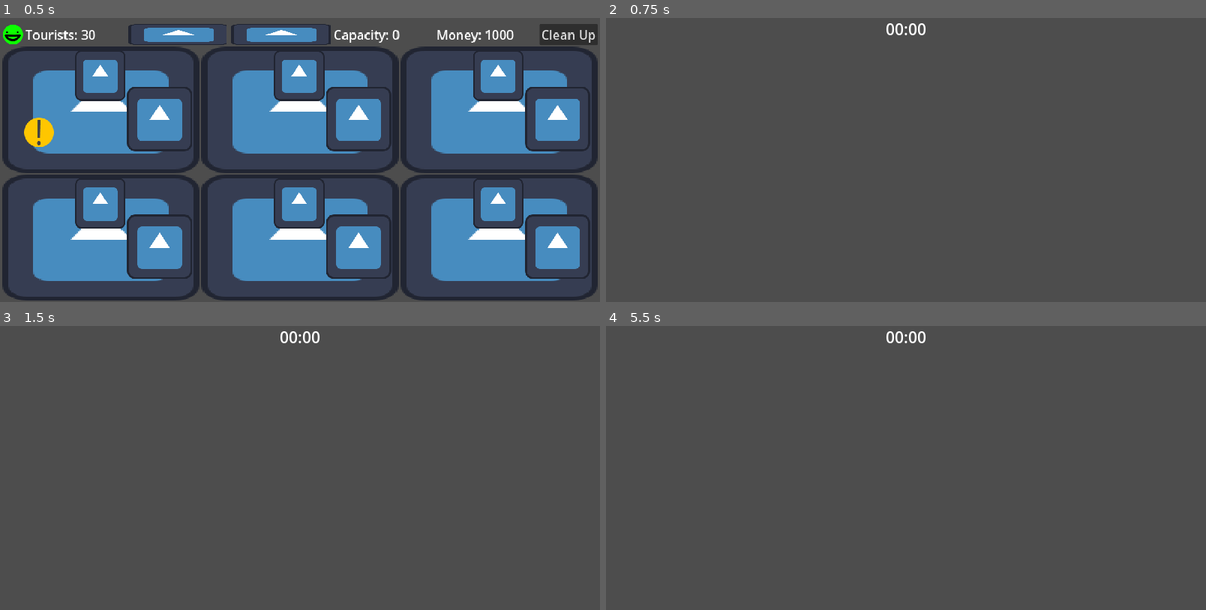
Above: before the commit, frames 1-4 (two rows, left to right).
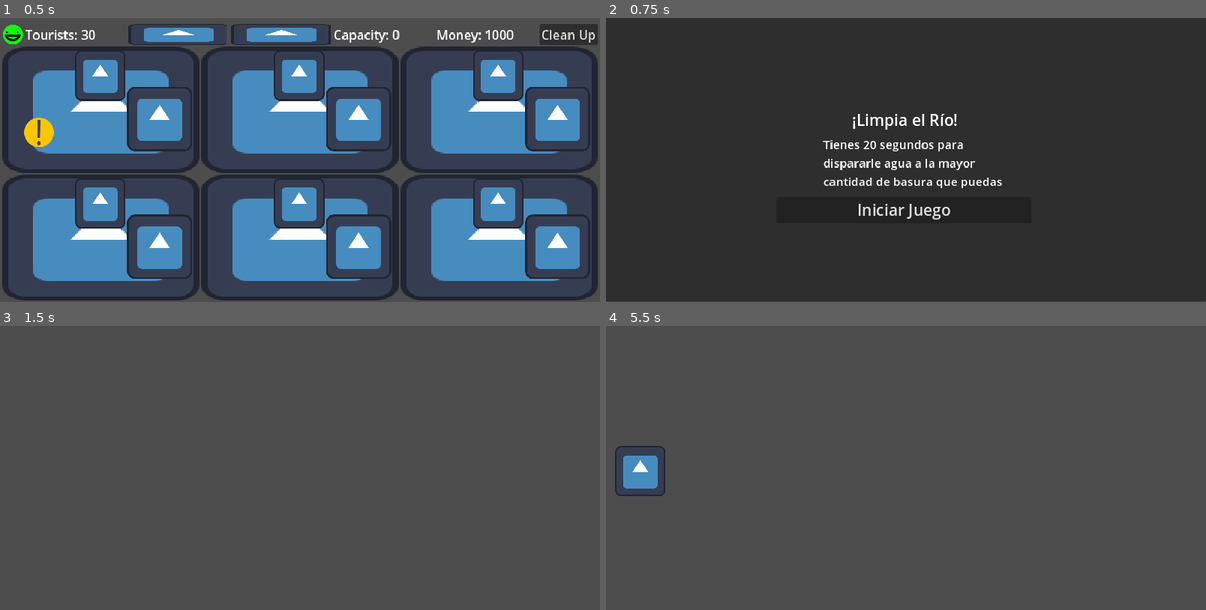
Above: after the commit, the same moments.

Repository: daniel-macias/energy-game
Game: Godot game, scene res://scenes/game.tscn
Two runs of this game, one before a commit and one after it. Both use one fixed random seed, a clock stepped at 60 frames per second and the inputs below. The engine's default icon, where the game draws it, is replaced by a stand-in: a white triangle on a blue panel in a dark square.
Inputs (mouse positions are in pixels of both pictures, inside the frame that each line leads up to):
- Up to frame 1 (0.5 s): no input
- Up to frame 2 (0.75 s): click "Clean Up" at 0.5 s
- Up to frame 3 (1.5 s): click (300, 519) at 1.25 s, where only the run after the commit has a clickable "Iniciar Juego"
- Up to frame 4 (5.5 s): tap Enter at 2, 3.5, 5 s; tap Space at 2.75, 4.25 s

Frame 1 is identical in both runs. In frame 2, 99% of the frame differs, in the area x 0-100%, y 0-100%; in frame 3, 0.1%; in frame 4, 1.0%.

Commit message:
fish timers kinda work but it doesnt show

Diff:
--- a/scenes/fish.tscn
+++ b/scenes/fish.tscn
@@ -12,7 +12,6 @@
 script = ExtResource("1_1vfep")
 
 [node name="StartMenu" type="Control" parent="."]
-visible = false
 layout_mode = 1
 anchors_preset = 8
 anchor_left = 0.5
@@ -108,8 +107,25 @@
 text = "Return to game"
 
 [node name="Game" type="Node2D" parent="."]
+visible = false
 
 [node name="CanvasLayer" type="CanvasLayer" parent="Game"]
+visible = false
+
+[node name="StartsIn" type="Label" parent="Game/CanvasLayer"]
+anchors_preset = 8
+anchor_left = 0.5
+anchor_top = 0.5
+anchor_right = 0.5
+anchor_bottom = 0.5
+offset_left = -51.5
+offset_top = -27.5
+offset_right = 51.5
+offset_bottom = 27.5
+grow_horizontal = 2
+grow_vertical = 2
+theme_override_font_sizes/font_size = 40
+text = "Inicia en 3.."
 
 [node name="GameTimer" type="Label" parent="Game/CanvasLayer"]
 anchors_preset = 5
--- a/scripts/fish.gd
+++ b/scripts/fish.gd
@@ -3,26 +3,35 @@
 @onready var start_menu = $StartMenu
 @onready var game = $Game
 @onready var results_menu = $Results
+@onready var canvas_layer = $Game/CanvasLayer
+
+@onready var startsInLabel = $Game/CanvasLayer/StartsIn
+@onready var gameTimeLabel = $Game/CanvasLayer/GameTimer
 
 @onready var game_timer = Timer.new()
 @onready var start_timer = Timer.new()
 @onready var transition_timer = Timer.new()
 
 var score = 0
+var countdown_time := 3
+var game_time := 15
 
 # Called when the node enters the scene tree for the first time.
 func _ready():
 	var return_button = $Results/Panel/ReturnToEnergyManager
 	return_button.pressed.connect(_on_return_button_pressed)
 
+	var start_button = $StartMenu/Panel/StartGame
+	start_button.pressed.connect(_on_StartGame_pressed)
+
 	start_timer.one_shot = true
-	start_timer.wait_time = 3.0  # Countdown
-	start_timer.timeout.connect(on_start_countdown_finished)
+	start_timer.wait_time = 1.0  # Countdown
+	start_timer.timeout.connect(on_countdown_tick)
 	add_child(start_timer)
 
 	game_timer.one_shot = true
-	game_timer.wait_time = 15.0  # Game duration
-	game_timer.timeout.connect(on_game_finished)
+	game_timer.wait_time = 1.0
+	game_timer.timeout.connect(on_game_tick)
 	add_child(game_timer)
 
 	transition_timer.one_shot = true
@@ -43,7 +52,45 @@
 
 func _on_StartGame_pressed():
 	start_menu.visible = false
-	start_timer.start()  # Start the countdown timer
+	start_countdown()  # Start the countdown timer
+
+func start_countdown():
+	startsInLabel.visible = true
+	startsInLabel.text = "Inicia en " + str(countdown_time) + "..."
+	start_timer.start()
+
+func on_countdown_tick():
+	countdown_time -= 1
+	if countdown_time > 0:
+		startsInLabel.text = "Inicia en " + str(countdown_time) + "..."
+		start_timer.start()  # Continue countdown
+	else:
+		startsInLabel.text = "Go!"
+		start_timer.stop()
+		# Wait for 1 second before starting the game
+		await get_tree().create_timer(1).timeout
+		startsInLabel.visible = false
+		start_game()
+
+func start_game():
+	game.visible = true
+	game_time = 15  # Reset game time
+	score = 0  # Reset score
+	update_game_timer()  # Update timer label for display
+	spawn_trash()  # Start spawning trash
+	game_timer.start()  # Start game ticking every second
+
+func on_game_tick():
+	game_time -= 1
+	update_game_timer()  # Update the timer label
+	if game_time > 0:
+		game_timer.start()  # Continue game ticking
+	else:
+		on_game_finished()
+
+func update_game_timer():
+	gameTimeLabel.text = str(game_time)
+
 
 func on_start_countdown_finished():
 	# Start the actual game
@@ -52,13 +99,17 @@
 	game_timer.start()  # Start the 15-second game timer
 
 func on_game_finished():
-	# Stop the game, then transition to the results screen
+	game_timer.stop()
 	game.visible = false
-	transition_timer.start()
+	startsInLabel.text = "Terminado!"
+	startsInLabel.visible = true
+	transition_timer.start()  # Start transition to results after a brief pause
 
 func show_results():
+	startsInLabel.visible = false
 	results_menu.visible = true
-	#display_results()  # Show the player’s score, etc.
+	#display_results()
+
 
 func spawn_trash():
 	# Function to spawn trash continuously
